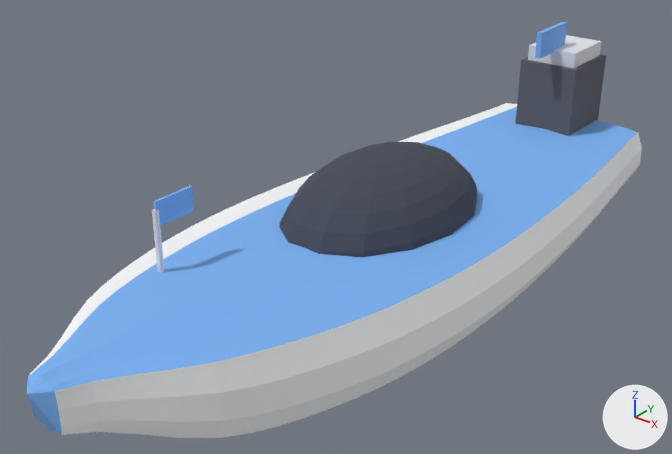
Two versions of the OBJ model UnityBoatRace/Assets/Resources/Models/boat.obj, one commit apart.
Camera for both pictures: a 50 mm camera at (2.4, -3.51, 2.14) aimed at (-0.17, -0.29, 0.15). The axes (+X, +Y, +Z) are drawn at lower right. The lights are the same throughout. The first picture is the older version. Where no turn or scale is listed for an object, it has been applied to the vertices. Vertices at exactly the same position are counted once.

Before the edit, the objects in view are built like this:
```python
me_boat = bpy.data.meshes.new('boat')
me_boat.from_pydata(...)  # 805 vertices, 1562 faces; spans x -0.68..0.68, y -2.16..2.02, z -0.29..0.81
# faces by material slot: [928, 380, 182, 24, 36, 12]
me_boat.materials.append(mat_hull)  # white #f8f9fc
me_boat.materials.append(mat_livery)  # blue #7cb3f3
me_boat.materials.append(mat_canopy)  # greyish blue #454b59
me_boat.materials.append(mat_engine)  # dark grey #616169
me_boat.materials.append(mat_metal)  # white #e1e3ea
me_boat.materials.append(mat_flag)  # blue #7cb3f3
ob_boat = bpy.data.objects.new('boat', me_boat)
ob_boat.location = (0.0, 0.0, 0.0)
```
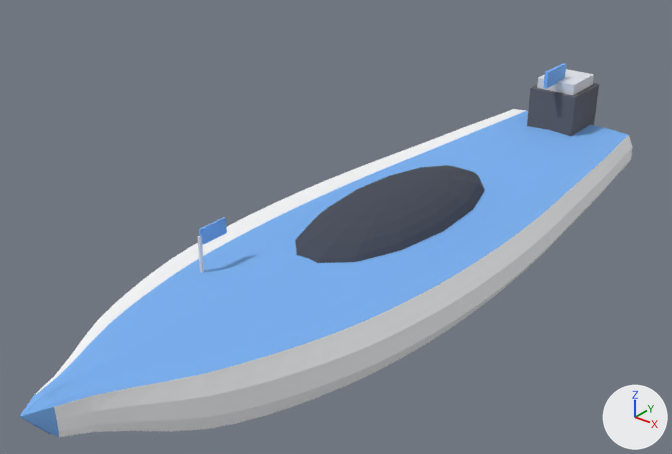
Pixel boxes [x1, y1, x2, y2] of what changed, in the pictures (672 x 454 px; the box of a moved part takes in the faces that stretch with it):
'boat', reshaped (10% shorter)
    before: [26, 22, 642, 438]
    after: [19, 63, 632, 437]
part 1 of me_boat, moved or reshaped
    before: [279, 142, 478, 257]
    after: [295, 165, 484, 263]
part 2 of me_boat, moved or reshaped
    before: [515, 54, 606, 136]
    after: [527, 83, 599, 136]
part 3 of me_boat, moved or reshaped
    before: [528, 35, 601, 68]
    after: [537, 69, 594, 95]
part 4 of me_boat, moved or reshaped
    before: [535, 22, 567, 59]
    after: [543, 63, 566, 89]
part 5 of me_boat, moved or reshaped
    before: [152, 209, 164, 273]
    after: [197, 236, 204, 273]
part 6 of me_boat, moved or reshaped
    before: [153, 186, 194, 226]
    after: [199, 217, 227, 245]
part 7 of me_boat, moved or reshaped
    before: [26, 103, 642, 438]
    after: [19, 109, 632, 437]

Diff of the bpy script that builds the scene:
```diff
--- a/UnityBoatRace/Assets/Resources/Models/boat.obj.py
+++ b/UnityBoatRace/Assets/Resources/Models/boat.obj.py
@@ me_boat @@
 # used by ob_boat; location = (0.0, 0.0, 0.0)
-me_boat.from_pydata(...)  # 805 vertices, 1562 faces; spans x -0.68..0.68, y -2.16..2.02, z -0.29..0.81
+me_boat.from_pydata(...)  # 805 vertices, 1562 faces; spans x -0.62..0.62, y -2.2..2.04, z -0.18..0.55
+# me_boat part 1: the loose piece of 99 vertices spanning x -0.4..0.4, y -0.75..0.45, z 0.2..0.54 is scaled about its middle by (0.75, 1.19, 0.544), then moved by (0.0, 0.1, -0.14)
+# me_boat part 2: the loose piece of 8 vertices spanning x -0.18..0.18, y 1.51..1.93, z 0.09..0.59 is scaled about its middle by (0.833, 0.81, 0.64), then moved by (0.0, 0.06, -0.1)
+# me_boat part 3: the loose piece of 8 vertices spanning x -0.15..0.15, y 1.54..1.9, z 0.56..0.68 is scaled about its middle by (0.8, 0.778, 0.667), then moved by (0.0, 0.06, -0.2)
+# me_boat part 4: the loose piece of 8 vertices spanning x -0.01..0.01, y 1.36..1.68, z 0.66..0.81 is scaled about its middle by (0.733, 0.75, 0.667), then moved by (0.0, 0.1, -0.24)
+# me_boat part 5: the loose piece of 8 vertices spanning x -0.31..-0.29, y -1.31..-1.29, z 0.27..0.57 is scaled about its middle by (0.65, 0.65, 0.667), then moved by (0.03, 0.2, -0.14)
+# me_boat part 6: the loose piece of 8 vertices spanning x -0.31..-0.29, y -1.3..-1.1, z 0.5..0.61 is scaled about its middle by (0.667, 0.75, 0.682), then moved by (0.03, 0.18, -0.18)
+# me_boat part 7: 648 of 805 vertices moved; they spanned x -0.68..0.68, y -2.16..1.9, z -0.18..0.33 and now span x -0.62..0.62, y -2.2..1.9, z -0.13..0.25; mean shift (0.0, 0.0, -0.01); largest move (0.4, -1.53, 0.28) -> (0.34, -1.53, 0.21)
+# other edits to the shape of me_boat do not show in these pictures
 me_boat.materials.append(mat_hull)
```
